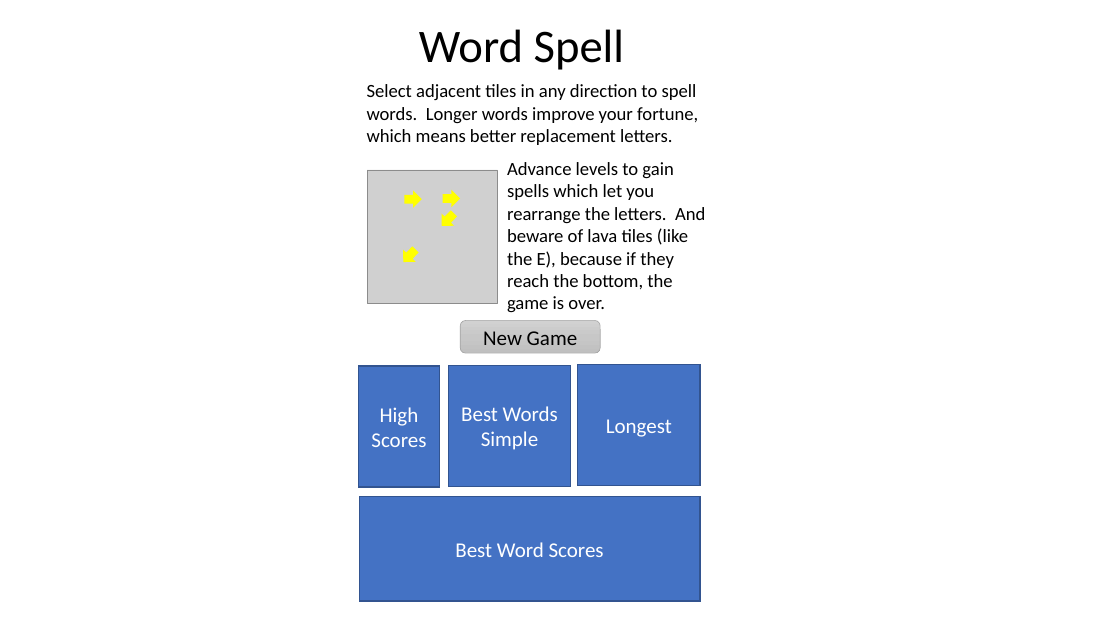
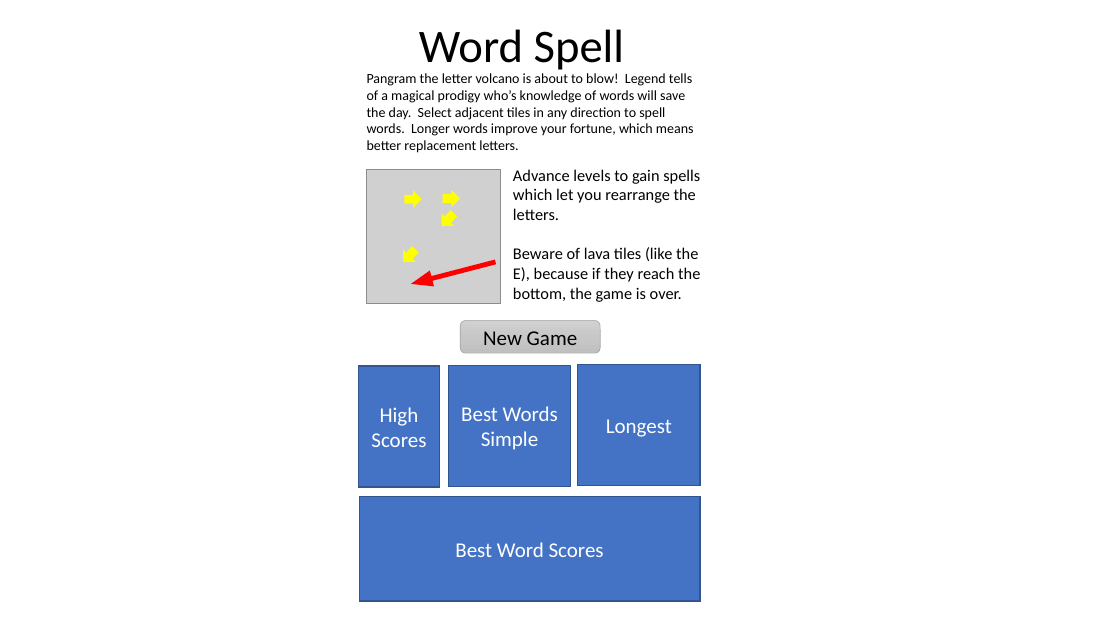
Before and after one commit to paulelong/Rivers, a slide deck: slide 4 of Art/StartPageMockup.pptx. Drawn at 1120x630 pixels with LibreOffice and Linux fonts; fonts in the diff are those of the drawing; grey boxes stand for pictures. Boxes give left, top, right and bottom in pixels: in the first picture for what was removed or moved away, otherwise in the second. Text is boxed around its words. In the diff, an @@ line names an element or a change of style, - is before the commit and + after.

```diff
--- a/Art/StartPageMockup.pptx
+++ b/Art/StartPageMockup.pptx
@@ text at (367, 73, 694, 153): text changed; size 16 to 12 pt @@
-Select adjacent tiles in any direction to spell words. Longer words improve your fortune, which means better replacement letters.
+Pangram the letter volcano is about to blow! Legend tells of a magical prodigy who’s knowledge of words will save the day. Select adjacent tiles in any direction to spell words. Longer words improve your fortune, which means better replacement letters.
@@ picture: place and size @@
-picture at (367, 170, 497, 303)
+picture at (366, 170, 501, 304)
@@ text at (513, 169, 700, 302): text changed; size 16 to 14 pt @@
-Advance levels to gain spells which let you rearrange the letters. And beware of lava tiles (like the E), because if they reach the bottom, the game is over.
+Advance levels to gain spells which let you rearrange the letters.
+Beware of lava tiles (like the E), because if they reach the bottom, the game is over.
@@ right arrow added at (409, 254, 498, 292), fill #FF0000 @@
```
Also in this commit, not shown: 5 other files.
